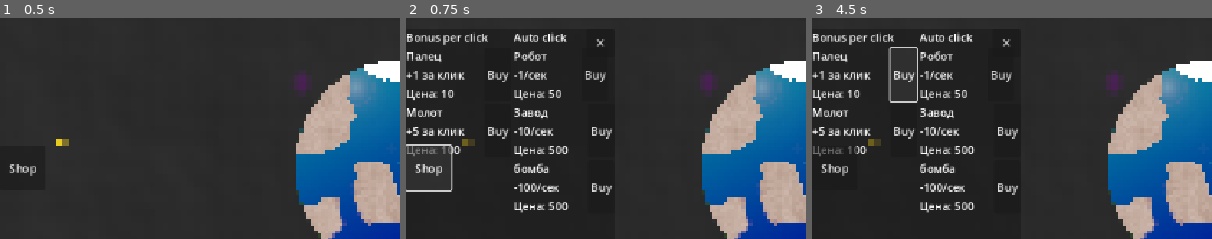
Above: before the commit, frames 1-3 (left to right).
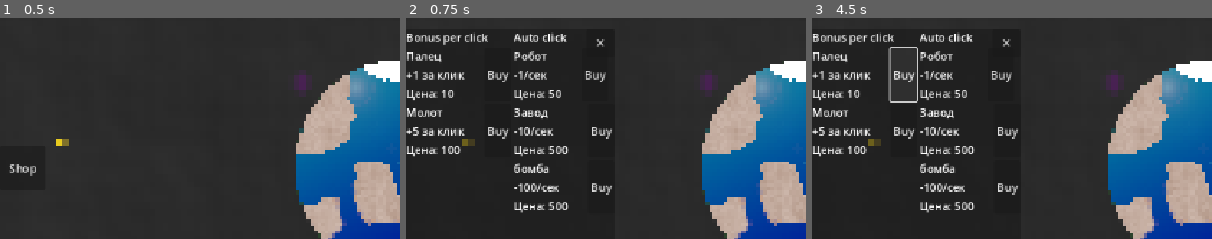
Above: after the commit, the same moments.

Repository: KvoERR/count-down-game
Game: Godot game, scene res://main.tscn
Same seed, same stepped clock (60 frames per second), same inputs: the game is played once before the commit and once after it.
Inputs (mouse positions are % of the whole screen's width and height, from its top left):
- Up to frame 1 (0.5 s): no input
- Up to frame 2 (0.75 s): click "Shop" at 0.5 s
- Up to frame 3 (4.5 s): click "✕" at 1.25 s; click (51, 49) at 2 s; click (51, 49) at 2.75 s; click "Shop" at 3.5 s; click "Buy" at 4.25 s
The pictures show only the part of the screen within x 0-50%, y 15-65%; the shares and areas given below are measured in that part.

Frame 1 is identical in both runs. In frame 2, 0.7% of the frame differs, in the area x 0-12%, y 57-79%; in frame 3, 0.4%.

Commit message:
поправлена кнопка магазина

Diff:
--- a/main.gd
+++ b/main.gd
@@ -9,6 +9,8 @@
 
 @onready var click_stats = $Game/ClickStats
 @onready var auto_stats = $Game/AutoStats
+
+@onready var shop_button = $Game/ShopButton
 
 func _ready():
 	timer.start()
@@ -43,6 +45,7 @@
 	click_stats.text = "💥 Урон за клик: " + str(game.click_power)
 	auto_stats.text = "⚙️ Автоурон: " + str(-game.auto_clicks) + "/сек"
 
+
 func update_ui():
 	update_counter()
 	update_stats()
@@ -53,10 +56,11 @@
 
 	counter.text = str(seconds) + "." + str(milliseconds).pad_zeros(3) + "s"
 
-
 func _on_shop_button_pressed():
+	shop_button.visible = false
 	$Shop/ShopPanel.visible = true
 
 
 func _on_close_button_pressed():
 	$Shop/ShopPanel.visible = false
+	shop_button.visible = true
